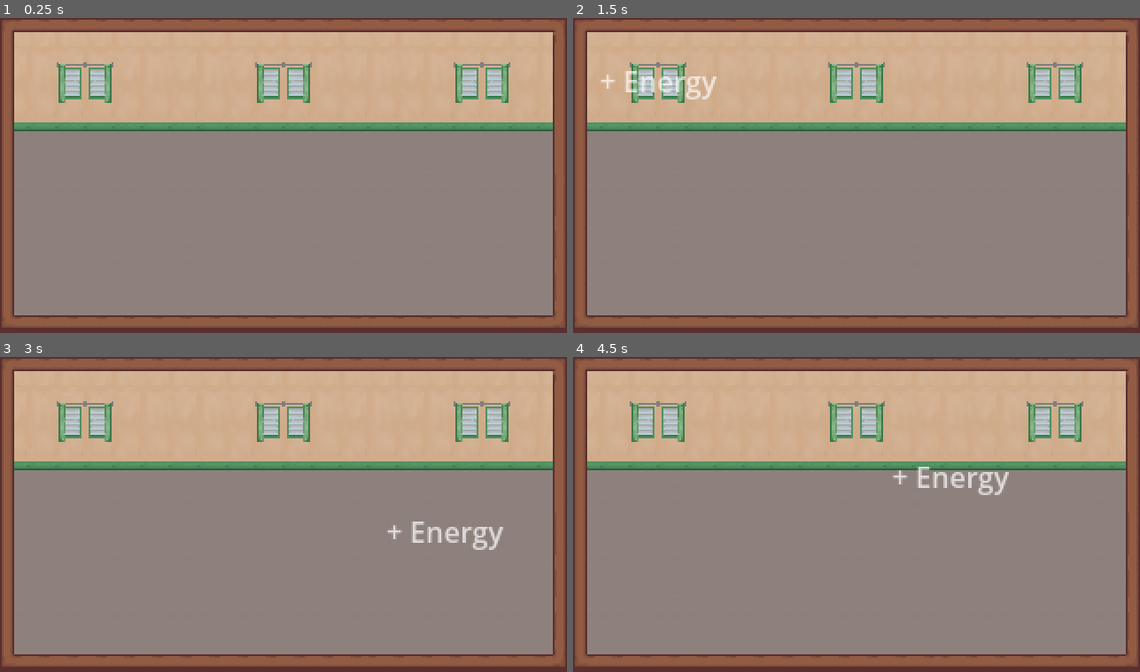
Above: before the commit, frames 1-4 (two rows, left to right).
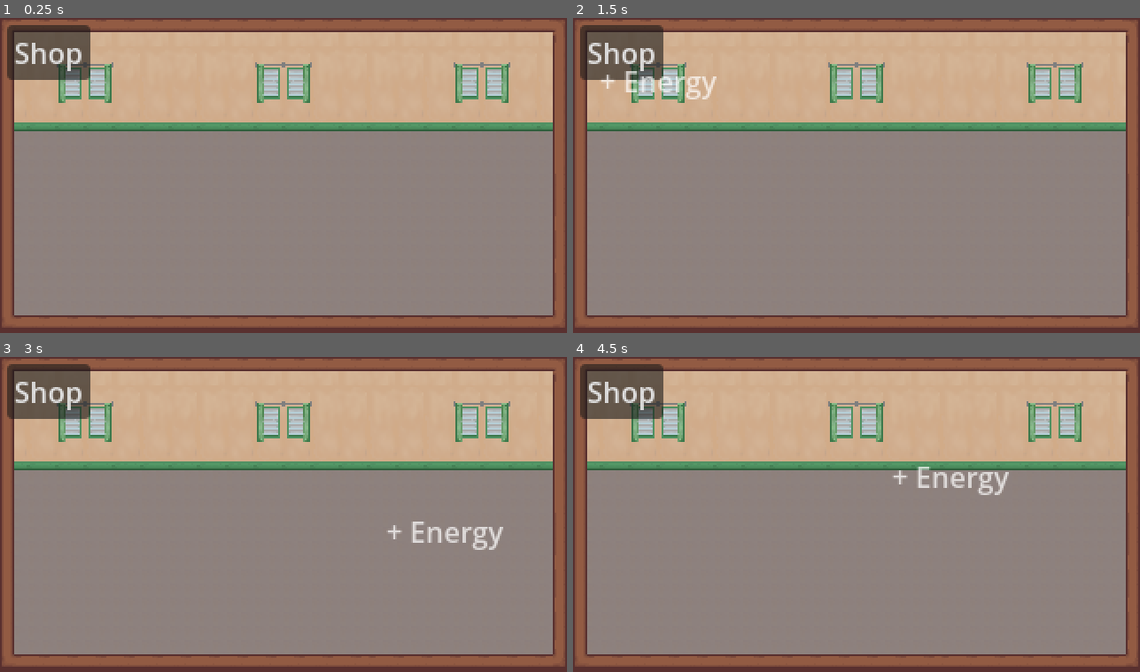
Above: after the commit, the same moments.

Repository: AzeOcram/checkpoint-gamejam
Game: Godot game, scene res://scenes/main/main.tscn
Same seed, same stepped clock (60 frames per second), same inputs: the game is played once before the commit and once after it. The engine's default icon, where the game draws it, is replaced by a stand-in: a white triangle on a blue panel in a dark square.
Inputs (mouse positions are in pixels of both pictures, inside the frame that each line leads up to):
- Up to frame 1 (0.25 s): no input
- Up to frame 2 (1.5 s): click (624, 52) at 0.5 s, where only the run after the commit has a clickable "Shop"; click (624, 52) at 1.25 s, where only the run after the commit has a clickable "Shop"
- Up to frame 3 (3 s): click (51, 391) at 2 s, where only the run after the commit has a clickable "Shop"; move the mouse to (408, 501) at 2.77 s; press the mouse at (408, 501) at 2.78 s
- Up to frame 4 (4.5 s): move the mouse to (743, 533) at 3.52 s; release the mouse at (743, 533) at 3.53 s; click (743, 533) at 3.6 s; move the mouse to (913, 445) at 4.27 s; press the mouse at (913, 445) at 4.28 s

The runs differ from the first frame. In frame 1, 2.6% of the frame differs, in the area x 1-16%, y 2-20%; in frame 2, 2.5%; in frame 3, 2.6%; in frame 4, 2.6%.

Commit message:
feat(stats): add Stats Shop, per-stat upgrades and Luck QTE skip roll
- StatsSystem owns levels, costs, caps, Energy spending and the Luck roll
- Energy Per Tap / Luck / Max HP upgrade independently (Luck caps at 10)
- StatsShop placeholder UI with toggle; Stats panel refreshes on upgrade
- EnergySystem emits energy_changed and refreshes its label on spend
- Headless test: tests/test_stats_system.gd

Diff:
--- a/scenes/main/main.tscn
+++ b/scenes/main/main.tscn
@@ -9,6 +9,8 @@
 [ext_resource type="PackedScene" uid="uid://bdpxj05qumq84" path="res://scenes/social_battery/social_battery_system.tscn" id="5_ow5a4"]
 [ext_resource type="PackedScene" uid="uid://bhxj7p3jcoghi" path="res://scenes/friends/recruitment_system.tscn" id="6_hujxm"]
 [ext_resource type="Script" uid="uid://bkwgaojs1e0rl" path="res://scripts/main/game_input.gd" id="6_ow5a4"]
+[ext_resource type="PackedScene" path="res://scenes/stats/stats_system.tscn" id="11_statsys"]
+[ext_resource type="PackedScene" path="res://scenes/stats/stats_shop.tscn" id="12_statshop"]
 [ext_resource type="AudioStream" uid="uid://dhs7li674d5dt" path="res://assets/audio/checkpoint_bgm_(sample2).ogg" id="10_a8run"]
 
 [sub_resource type="TileSetAtlasSource" id="TileSetAtlasSource_b1x3f"]
@@ -335,6 +337,10 @@
 
 [node name="RecruitmentSystem" parent="Systems" unique_id=1191812297 instance=ExtResource("6_hujxm")]
 
+[node name="StatsSystem" parent="Systems" instance=ExtResource("11_statsys")]
+
+[node name="StatsShop" parent="." instance=ExtResource("12_statshop")]
+
 [node name="Player" parent="." unique_id=470255114 instance=ExtResource("1_hyk8p")]
 visible = false
 position = Vector2(599, 444)
--- /dev/null
+++ b/scenes/stats/stats_shop.tscn
@@ -0,0 +1,28 @@
+[gd_scene format=3]
+
+[ext_resource type="Script" path="res://scripts/stats/stats_shop.gd" id="1_shop"]
+
+[node name="StatsShop" type="Control"]
+layout_mode = 3
+anchors_preset = 0
+mouse_filter = 2
+script = ExtResource("1_shop")
+
+[node name="ToggleButton" type="Button" parent="."]
+layout_mode = 0
+offset_left = 4.0
+offset_top = 4.0
+offset_right = 44.0
+offset_bottom = 24.0
+text = "Shop"
+
+[node name="ShopPanel" type="PanelContainer" parent="."]
+visible = false
+layout_mode = 0
+offset_left = 4.0
+offset_top = 28.0
+offset_right = 164.0
+offset_bottom = 88.0
+
+[node name="Rows" type="VBoxContainer" parent="ShopPanel"]
+layout_mode = 2
--- /dev/null
+++ b/scenes/stats/stats_system.tscn
@@ -0,0 +1,6 @@
+[gd_scene format=3]
+
+[ext_resource type="Script" path="res://scripts/stats/stats_system.gd" id="1_stats"]
+
+[node name="StatsSystem" type="Node"]
+script = ExtResource("1_stats")
--- a/scripts/energy/energy_system.gd
+++ b/scripts/energy/energy_system.gd
@@ -1,5 +1,6 @@
 extends Control
 
+signal energy_changed
 
 const ENERGY_FEEDBACK = preload("res://scenes/energy/energy_feedback.tscn")
 
@@ -25,6 +26,7 @@
 # Adds Energy to the player.
 func add(amount: int) -> void:
 	Player.energy += amount
+	energy_changed.emit()
 
 
 # Attempts to spend Energy.
@@ -34,6 +36,8 @@
 		return false
 
 	Player.energy -= amount
+	update_energy_ui()
+	energy_changed.emit()
 	return true
 
 
--- a/scripts/main/stats_panel.gd
+++ b/scripts/main/stats_panel.gd
@@ -6,6 +6,7 @@
 @onready var hp_label: Label = $VBoxContainer/HpLabel
 
 func _ready() -> void:
+	get_node("../../Systems/StatsSystem").stats_changed.connect(update_stats_ui)
 	update_stats_ui()
 
 # Stats Functions
--- /dev/null
+++ b/scripts/stats/stats_shop.gd
@@ -0,0 +1,67 @@
+extends Control
+
+
+# Stats Shop
+#
+# Lets the player open the shop and spend Energy on stat upgrades.
+# All upgrade rules live in StatsSystem; this only shows them.
+# Placeholder UI, the final visual design is not part of this scope.
+
+@onready var toggle_button: Button = $ToggleButton
+@onready var shop_panel: PanelContainer = $ShopPanel
+@onready var rows: VBoxContainer = $ShopPanel/Rows
+
+@onready var stats_system = get_node("../Systems/StatsSystem")
+@onready var energy_system = get_node("../Systems/EnergySystem")
+
+# stat_id -> {"label": Label, "button": Button}
+var _rows := {}
+
+
+func _ready() -> void:
+	toggle_button.pressed.connect(_on_toggle_pressed)
+	stats_system.stats_changed.connect(update_ui)
+	energy_system.energy_changed.connect(update_ui)
+
+	for stat_id in stats_system.get_stat_ids():
+		_add_row(stat_id)
+
+	update_ui()
+
+
+func _on_toggle_pressed() -> void:
+	shop_panel.visible = not shop_panel.visible
+
+
+func _add_row(stat_id: String) -> void:
+	var row := HBoxContainer.new()
+	var label := Label.new()
+	var button := Button.new()
+
+	label.size_flags_horizontal = Control.SIZE_EXPAND_FILL
+	button.pressed.connect(stats_system.upgrade.bind(stat_id))
+
+	row.add_child(label)
+	row.add_child(button)
+	rows.add_child(row)
+
+	_rows[stat_id] = {"label": label, "button": button}
+
+
+func update_ui() -> void:
+	for stat_id in _rows:
+		var label: Label = _rows[stat_id].label
+		var button: Button = _rows[stat_id].button
+
+		label.text = "%s: %d (Lv %d)" % [
+			stats_system.get_stat_name(stat_id),
+			stats_system.get_value(stat_id),
+			stats_system.get_level(stat_id),
+		]
+
+		if stats_system.is_maxed(stat_id):
+			button.text = "MAX"
+		else:
+			button.text = "Upgrade (%d)" % stats_system.get_cost(stat_id)
+
+		button.disabled = not stats_system.can_upgrade(stat_id)
--- /dev/null
+++ b/scripts/stats/stats_system.gd
@@ -0,0 +1,98 @@
+extends Node
+
+signal stats_changed
+
+
+# Stats System
+#
+# Owns stat upgrades: levels, costs, caps, spending Energy and the Luck roll.
+# The actual stat values are stored in Player.
+# Energy is spent through EnergySystem.
+
+# shortcut: placeholder caps and base costs, tune once balancing starts.
+# Level is derived from the Player's value, so there is one source of truth.
+const STATS := {
+	"energy_per_tap": {
+		"name": "Energy Per Tap",
+		"start": 1,
+		"max": 10,
+		"base_cost": 10,
+		"upgrade": "upgrade_energy_per_tap",
+	},
+	"luck": {
+		"name": "Luck",
+		"start": 0,
+		"max": 10,
+		"base_cost": 25,
+		"upgrade": "upgrade_luck",
+	},
+	"max_hp": {
+		"name": "Max HP",
+		"start": 3,
+		"max": 10,
+		"base_cost": 50,
+		"upgrade": "upgrade_max_hp",
+	},
+}
+
+# Each Luck point gives this chance to skip a QTE.
+const LUCK_CHANCE_PER_POINT := 0.01
+
+@onready var energy_system = get_node("../EnergySystem")
+
+
+func get_stat_ids() -> Array:
+	return STATS.keys()
+
+
+func get_stat_name(stat_id: String) -> String:
+	return STATS[stat_id].name
+
+
+# Returns the stat's current value, stored in Player.
+func get_value(stat_id: String) -> int:
+	return Player.get(stat_id)
+
+
+# Returns how many times the stat has been upgraded.
+func get_level(stat_id: String) -> int:
+	return get_value(stat_id) - STATS[stat_id].start
+
+
+# shortcut: linear cost (base_cost * (level + 1)), swap for a curve if too cheap.
+func get_cost(stat_id: String) -> int:
+	return STATS[stat_id].base_cost * (get_level(stat_id) + 1)
+
+
+func is_maxed(stat_id: String) -> bool:
+	return get_value(stat_id) >= STATS[stat_id].max
+
+
+func can_upgrade(stat_id: String) -> bool:
+	return not is_maxed(stat_id) and energy_system.can_afford(get_cost(stat_id))
+
+
+# Attempts to buy one upgrade.
+# Returns true if the stat was upgraded.
+func upgrade(stat_id: String) -> bool:
+	if is_maxed(stat_id):
+		return false
+
+	if not energy_system.spend(get_cost(stat_id)):
+		return false
+
+	Player.call(STATS[stat_id].upgrade)
+	stats_changed.emit()
+	return true
+
+
+# Returns the chance (0.0 - 1.0) that a QTE is skipped.
+func get_luck_chance() -> float:
+	return Player.get_luck() * LUCK_CHANCE_PER_POINT
+
+
+# Luck check for the QTE system. Call before showing a QTE.
+# Returns true if the QTE should be skipped (treat it as SUCCESS).
+# The roll can be passed in for testing.
+func roll_luck_skip(roll: float = randf()) -> bool:
+	return roll < get_luck_chance()
--- /dev/null
+++ b/tests/test_stats_system.gd
@@ -0,0 +1,96 @@
+extends SceneTree
+
+# Headless check for StatsSystem. Run:
+#   /Applications/Godot.app/Contents/MacOS/Godot --headless --path . --script tests/test_stats_system.gd
+
+var failures := 0
+
+
+func check(condition: bool, message: String) -> void:
+	if not condition:
+		failures += 1
+		printerr("FAIL: " + message)
+
+
+func _initialize() -> void:
+	var main = load("res://scenes/main/main.tscn").instantiate()
+	root.add_child(main)
+	await process_frame
+
+	var stats = main.get_node("Systems/StatsSystem")
+	var energy = main.get_node("Systems/EnergySystem")
+	var player = root.get_node("Player")
+
+	# Starting values from the issue.
+	check(player.energy_per_tap == 1, "energy_per_tap starts at 1")
+	check(player.luck == 0, "luck starts at 0")
+	check(player.max_hp == 3, "max_hp starts at 3")
+	check(stats.get_level("luck") == 0, "luck level starts at 0")
+
+	# Cost grows with the stat's own level; stats are independent.
+	check(stats.get_cost("energy_per_tap") == 10, "energy_per_tap first cost is base cost 10")
+	check(stats.get_cost("luck") == 25, "luck first cost is base cost 25")
+	check(stats.get_cost("max_hp") == 50, "max_hp first cost is base cost 50")
+
+	# Not enough energy: rejected, nothing changes.
+	check(not stats.upgrade("energy_per_tap"), "upgrade rejected without energy")
+	check(player.energy_per_tap == 1, "stat unchanged after rejection")
+
+	# Enough energy: deducts and increases.
+	energy.add(100)
+	check(stats.upgrade("energy_per_tap"), "upgrade succeeds with energy")
+	check(player.energy_per_tap == 2, "energy_per_tap 1 -> 2")
+	check(energy.get_amount() == 90, "10 energy deducted")
+	check(stats.get_cost("energy_per_tap") == 20, "cost rises with level")
+	check(stats.get_cost("luck") == 25, "other stats' cost unaffected")
+
+	# Max HP raises current HP too.
+	energy.add(1000)
+	check(stats.upgrade("max_hp"), "max_hp upgrade succeeds")
+	check(player.max_hp == 4 and player.hp == 4, "max_hp and hp both rise")
+
+	# Luck caps at 10 and refuses further upgrades without spending.
+	energy.add(100000)
+	for i in 10:
+		check(stats.upgrade("luck"), "luck upgrade %d succeeds" % (i + 1))
+	check(player.luck == 10, "luck reaches 10")
+	check(stats.is_maxed("luck"), "luck is maxed")
+	var before: int = energy.get_amount()
+	check(not stats.upgrade("luck"), "luck upgrade refused at max")
+	check(player.luck == 10, "luck never exceeds 10")
+	check(energy.get_amount() == before, "no energy spent at max")
+
+	# Luck chance is 1% per point; roll is deterministic when injected.
+	check(is_equal_approx(stats.get_luck_chance(), 0.10), "luck 10 -> 10% skip chance")
+	check(stats.roll_luck_skip(0.05), "roll below chance skips")
+	check(not stats.roll_luck_skip(0.10), "roll at chance does not skip")
+	player.luck = 0
+	check(not stats.roll_luck_skip(0.0), "luck 0 never skips")
+	player.luck = 10
+
+	# Every stat reaches its cap and no further.
+	while stats.upgrade("energy_per_tap"):
+		pass
+	check(stats.is_maxed("energy_per_tap"), "energy_per_tap maxes out")
+	while stats.upgrade("max_hp"):
+		pass
+	check(stats.is_maxed("max_hp"), "max_hp maxes out")
+
+	# Shop UI: opens, shows cost, buying refreshes label and Stats panel text.
+	var shop = main.get_node("StatsShop")
+	shop.get_node("ToggleButton").pressed.emit()
+	check(shop.get_node("ShopPanel").visible, "shop opens")
+	player.luck = 0
+	player.energy = 0
+	stats.stats_changed.emit()
+	var luck_button: Button = shop._rows["luck"].button
+	check(luck_button.disabled, "luck button disabled without energy")
+	energy.add(25)
+	check(not luck_button.disabled, "luck button enabled when affordable")
+	luck_button.pressed.emit()
+	check(player.luck == 1, "shop button buys luck")
+	check(shop._rows["luck"].label.text == "Luck: 1 (Lv 1)", "shop label refreshes")
+	check(main.get_node("UI/StatsPanel/VBoxContainer/LuckLabel").text == "Luck: 1", "stats panel refreshes")
+
+	print("stats tests: %s" % ("PASS" if failures == 0 else "%d FAILED" % failures))
+	quit(failures)
Not shown, added: scripts/stats/stats_shop.gd.uid
Not shown, added: scripts/stats/stats_system.gd.uid
Not shown, added: tests/test_stats_system.gd.uid
